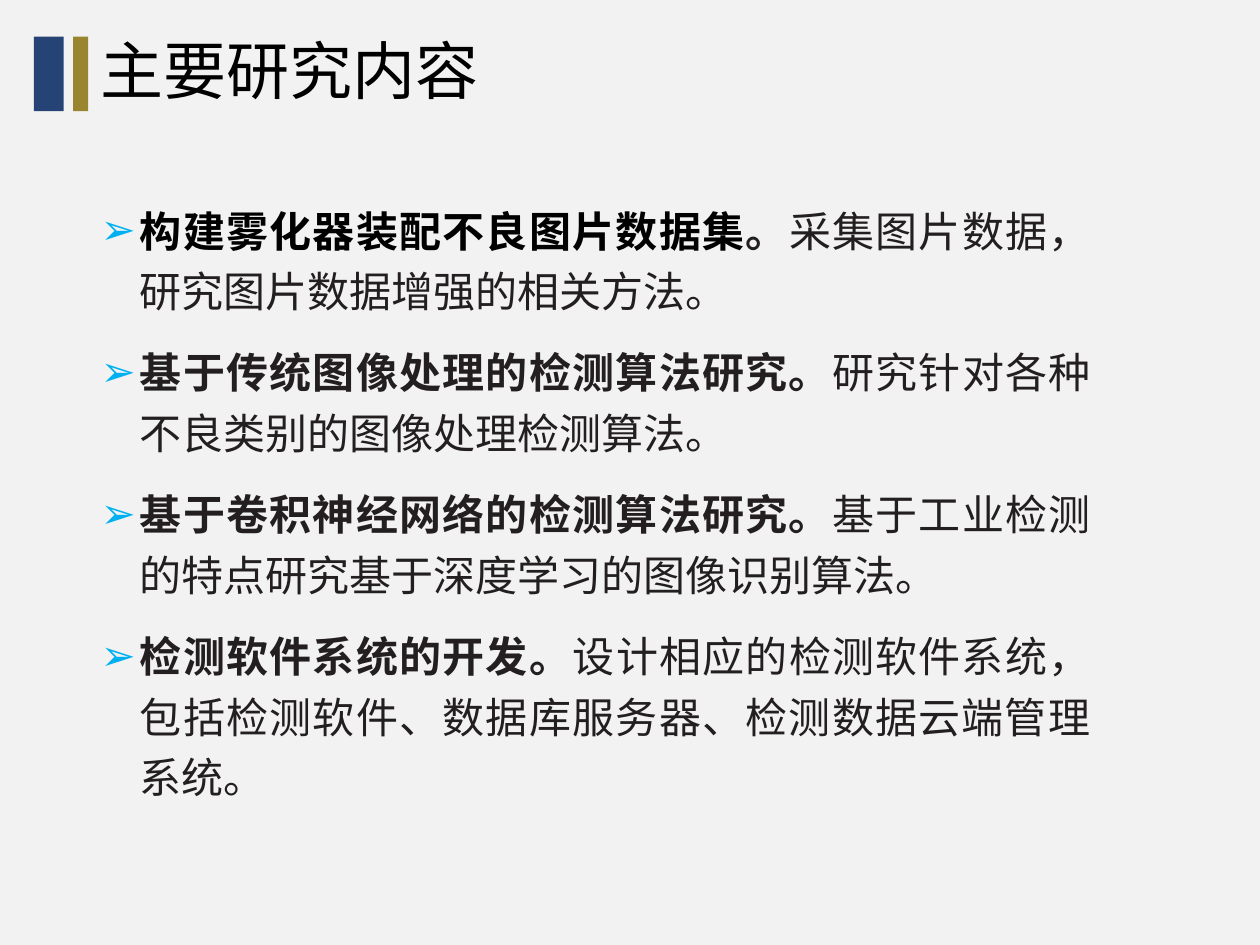
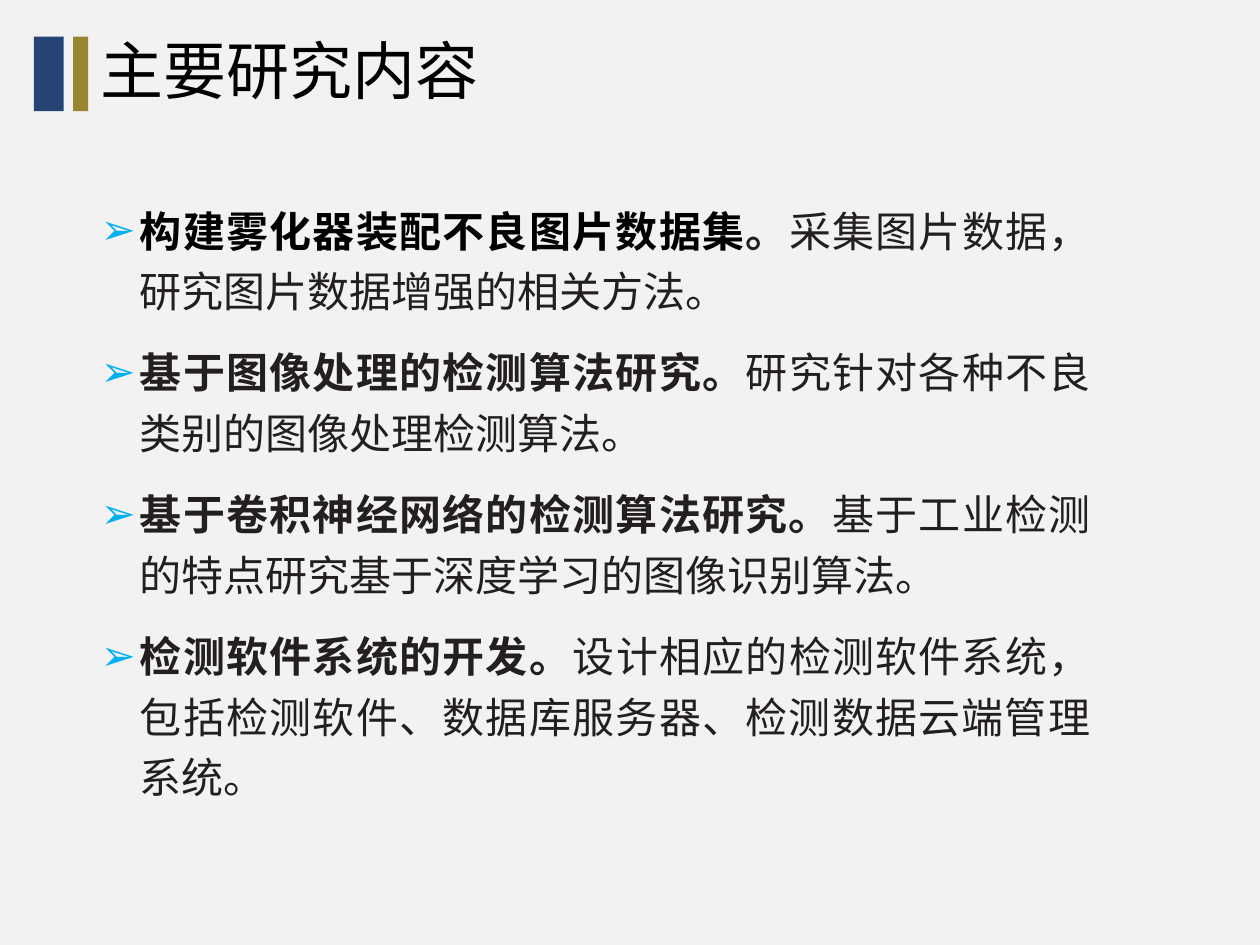
Before and after one commit to wang-jiankun/Graduate-File, a slide deck: slide 4 of 中期PPT-王建坤.pptx. Drawn at 1260x945 pixels with LibreOffice and Linux fonts; fonts in the diff are those of the drawing; background and template pictures are left out. Boxes give left, top, right and bottom in pixels: in the first picture for what was removed or moved away, otherwise in the second. Text is boxed around its words. In the diff, an @@ line names an element or a change of style, - is before the commit and + after.

```diff
--- a/中期PPT-王建坤.pptx
+++ b/中期PPT-王建坤.pptx
@@ text at <box>140,352,1091,453</box>: text changed @@
-➢ 基于传统图像处理的检测算法研究。研究针对各种不良类别的图像处理检测算法。
+➢ 基于图像处理的检测算法研究。研究针对各种不良类别的图像处理检测算法。
```
Also in this commit, not shown: 6 other slides changed, 5 other files.
